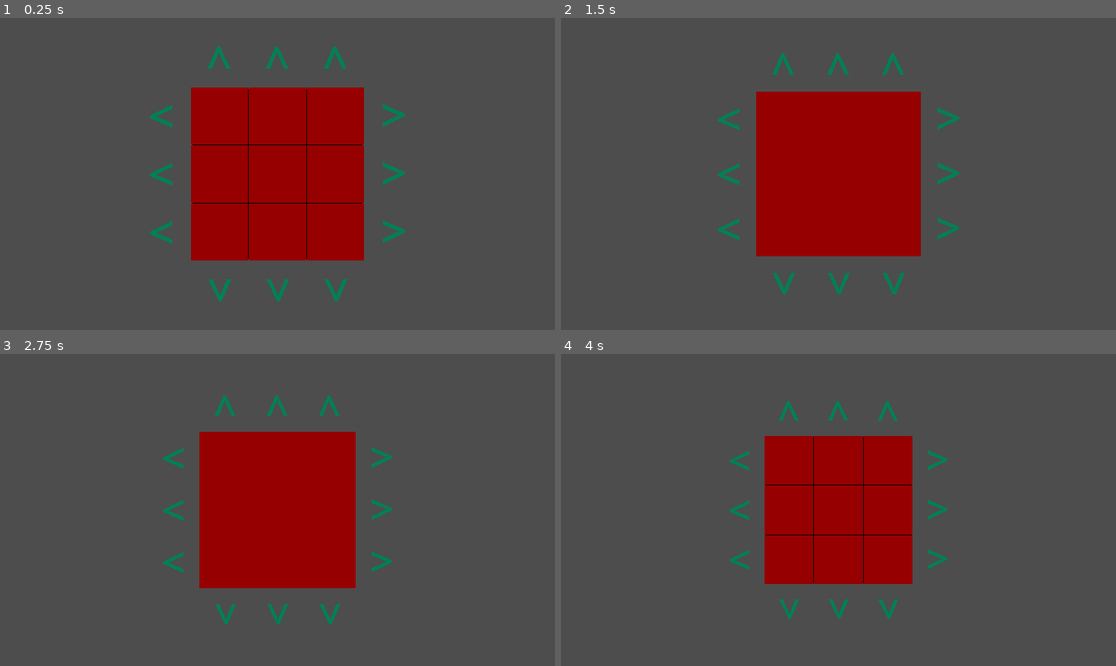
Above: before the commit, frames 1-4 (two rows, left to right).
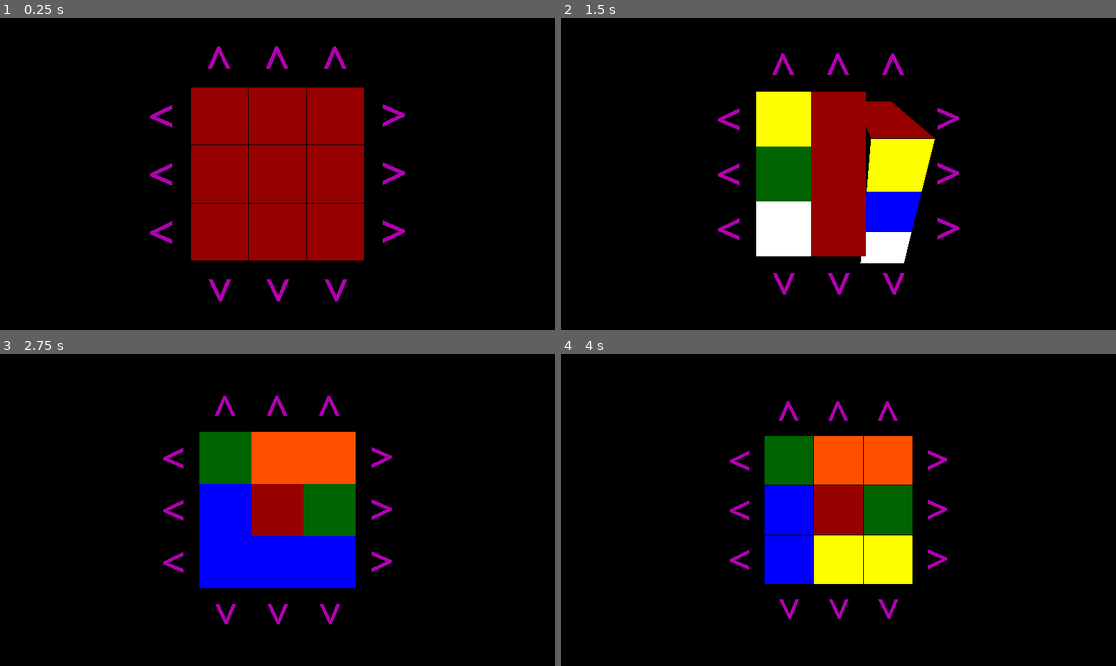
Above: after the commit, the same moments.

Repository: yannprada/n-cube
Game: Godot game, scene res://playground.tscn
Two runs of this game, one before a commit and one after it. Both use one fixed random seed, a clock stepped at 60 frames per second and the inputs below.
Inputs (mouse positions are in pixels of both pictures, inside the frame that each line leads up to):
- Up to frame 1 (0.25 s): no input
- Up to frame 2 (1.5 s): tap Enter at 0.5 s; move the mouse to (960, 158) at 0.52 s; tap Mouse wheel down (MWD) at 0.6 s; click (960, 158) at 0.67 s; drag from (727, 189) to (810, 236) at 1.27 s
- Up to frame 3 (2.75 s): move the mouse to (333, 441) at 2.02 s; tap Mouse wheel down (MWD) at 2.1 s; click (333, 441) at 2.17 s
- Up to frame 4 (4 s): drag from (810, 572) to (672, 463) at 2.77 s; move the mouse to (1005, 556) at 3.52 s; tap Mouse wheel down (MWD) at 3.6 s; click (1005, 556) at 3.67 s

The runs differ from the first frame. In frame 1, 83% of the frame differs, in the area x 0-100%, y 0-100%; in frame 2, 94%; in frame 3, 98%; in frame 4, 98%.

Commit message:
scrambling

Diff:
--- a/arrow.tscn
+++ b/arrow.tscn
@@ -1,18 +1,14 @@
 [gd_scene load_steps=5 format=3 uid="uid://dis0jw1vlcial"]
 
 [ext_resource type="Script" uid="uid://b7tvcsvwi2066" path="res://arrow.gd" id="1_l5ahi"]
+[ext_resource type="Material" uid="uid://bd3mpmqjro6bc" path="res://material/arrow_off.tres" id="2_2ndhl"]
 
 [sub_resource type="BoxShape3D" id="BoxShape3D_kks1g"]
 size = Vector3(0.4, 0.4, 0.01)
 
-[sub_resource type="StandardMaterial3D" id="StandardMaterial3D_l5ahi"]
-resource_local_to_scene = true
-shading_mode = 0
-albedo_color = Color(0, 0.5, 0.333333, 1)
-
 [sub_resource type="TextMesh" id="TextMesh_2ndhl"]
 resource_local_to_scene = true
-material = SubResource("StandardMaterial3D_l5ahi")
+material = ExtResource("2_2ndhl")
 text = ">"
 pixel_size = 0.05
 depth = 0.0
--- a/cube.gd
+++ b/cube.gd
@@ -1,4 +1,6 @@
 extends Node3D
+
+## Legacy code, kept for reference
 
 const MOUSE_SENSITIVITY: float = 0.03
 const SIZE: int = 3
--- a/generator.gd
+++ b/generator.gd
@@ -1,12 +1,20 @@
 extends Node3D
+
+const AXIS = [Vector3.UP, Vector3.DOWN, Vector3.LEFT, Vector3.RIGHT, Vector3.BACK, Vector3.FORWARD]
+
+var size: int = 3
+var scrambling_moves: int = 50
+var exterior_positions: Array[Vector3]
 
 
 func _ready() -> void:
 	generate()
+	scramble()
 
 
-func generate(size: int = 3) -> void:
+func generate() -> void:
 	## Generate a Rubik's Cube and the Arrows to manipulate it.
+	exterior_positions = []
 	var offset = (size / 2.0 - 0.5) * -1
 	for i in size:
 		for j in size:
@@ -20,7 +28,19 @@
 						faces_normals.append(Vector3i(0, values[n], 0))
 					if k == n:
 						faces_normals.append(Vector3i(0, 0, values[n]))
+
 				var pos = Vector3(i + offset, j + offset, k + offset)
 				%RubiksCube.add_box(pos, faces_normals)
 				if len(faces_normals) > 1:
 					%Arrows.add_arrows(pos, faces_normals)
+				if len(faces_normals) > 0:
+					exterior_positions.append(pos)
+
+
+func scramble() -> void:
+	for n in scrambling_moves:
+		var pos = exterior_positions[randi_range(0, exterior_positions.size()-1)]
+		var axis = AXIS[randi_range(0, AXIS.size()-1)]
+		var layer = pos * axis.abs()
+		var tween = %RubiksCube.rotate_layer(layer, axis)
+		await tween.finished
--- a/material/arrow_off.tres
+++ b/material/arrow_off.tres
@@ -2,4 +2,4 @@
 
 [resource]
 shading_mode = 0
-albedo_color = Color(0, 0.5, 0.333333, 1)
+albedo_color = Color(0.7, 0, 0.7, 1)
--- a/material/arrow_on.tres
+++ b/material/arrow_on.tres
@@ -2,4 +2,4 @@
 
 [resource]
 shading_mode = 0
-albedo_color = Color(0, 1, 0.666667, 1)
+albedo_color = Color(1, 0, 1, 1)
--- /dev/null
+++ b/pivot.gd
@@ -0,0 +1,22 @@
+extends Node3D
+
+const ROTATION_ANGLE: float = -PI/2
+const TWEEN_DURATION: float = 0.25
+
+var previous_angle: float = 0.0
+
+
+func tween_rotate(axis: Vector3) -> Tween:
+	var tween = create_tween()
+	tween.tween_method(_rotate_inner.bind(axis), 0.0, ROTATION_ANGLE, TWEEN_DURATION)
+	return tween
+
+
+func _rotate_inner(new_angle: float, axis: Vector3) -> void:
+	rotate(axis, new_angle - previous_angle)
+	previous_angle = new_angle
+
+
+func reset() -> void:
+	previous_angle = 0.0
+	%Pivot.transform.basis = Basis()
--- a/playground.tscn
+++ b/playground.tscn
@@ -1,12 +1,13 @@
-[gd_scene load_steps=6 format=3 uid="uid://dknxotbcrytcs"]
+[gd_scene load_steps=7 format=3 uid="uid://dknxotbcrytcs"]
 
 [ext_resource type="Script" uid="uid://cj1moslussd0r" path="res://generator.gd" id="1_o00ia"]
 [ext_resource type="Script" uid="uid://chk6eg4huwbvs" path="res://camera_pivot.gd" id="2_m8u5f"]
 [ext_resource type="Script" uid="uid://bn2v5r1c1fmnu" path="res://rubiks_cube.gd" id="2_o00ia"]
 [ext_resource type="Script" uid="uid://b5yke2pp1xypg" path="res://camera.gd" id="2_wt17y"]
+[ext_resource type="Script" uid="uid://bcyvnv4bc2joe" path="res://pivot.gd" id="3_4bqqs"]
 [ext_resource type="Script" uid="uid://cvlafvx42vlmu" path="res://arrows.gd" id="4_is3ju"]
 
-[node name="Playground" type="Node3D"]
+[node name="Playground" type="Node"]
 
 [node name="Generator" type="Node3D" parent="."]
 script = ExtResource("1_o00ia")
@@ -20,6 +21,7 @@
 
 [node name="Pivot" type="Node3D" parent="Generator/RubiksCube"]
 unique_name_in_owner = true
+script = ExtResource("3_4bqqs")
 
 [node name="Arrows" type="Node3D" parent="Generator"]
 unique_name_in_owner = true
@@ -31,6 +33,7 @@
 [node name="Camera" type="Camera3D" parent="CameraPivot"]
 unique_name_in_owner = true
 transform = Transform3D(1, 0, 0, 0, 1, 0, 0, 0, 1, 0, 0, 5)
+current = true
 script = ExtResource("2_wt17y")
 
 [connection signal="clicked" from="Generator/Arrows" to="Generator/RubiksCube" method="_on_arrows_clicked"]
--- a/project.godot
+++ b/project.godot
@@ -36,3 +36,4 @@
 
 renderer/rendering_method="gl_compatibility"
 renderer/rendering_method.mobile="gl_compatibility"
+environment/defaults/default_clear_color=Color(0, 0, 0, 1)
--- a/rubiks_cube.gd
+++ b/rubiks_cube.gd
@@ -2,9 +2,8 @@
 
 const BOX_SCENE: PackedScene = preload("res://box.tscn")
 const POS_ACCURACY: float = 0.1
-const ROTATION_ANGLE: float = -PI/2
-const TWEEN_DURATION: float = 0.25
-var previous_angle: float = 0
+
+var is_rotating: bool = false
 
 
 func add_box(pos: Vector3, faces_normals: Array[Vector3i]) -> void:
@@ -13,7 +12,13 @@
 	box.post_init(pos, faces_normals)
 
 
-func rotate_layer(layer: Vector3, axis: Vector3) -> void:
+func rotate_layer(layer: Vector3, axis: Vector3) -> Tween:
+	if is_rotating:
+		return
+
+	# Prevent other rotations at the same time
+	is_rotating = true
+
 	# Move the layer of boxes to Pivot
 	for box in %Boxes.get_children():
 		if (
@@ -24,23 +29,19 @@
 			box.reparent(%Pivot)
 
 	# Animate the rotation
-	var tween = create_tween()
-	tween.tween_method(rotate_pivot.bind(axis), 0.0, ROTATION_ANGLE, TWEEN_DURATION)
-	#TODO disable Arrows
-	await tween.finished
-	previous_angle = 0
+	var tween = %Pivot.tween_rotate(axis)
+	tween.tween_callback(rotation_callback)
+	return tween
 
+
+func rotation_callback() -> void:
 	# Move the boxes back
 	for box in %Pivot.get_children():
 		box.reparent(%Boxes)
 
-	# Reset Pivot
-	%Pivot.transform.basis = Basis()
-
-
-func rotate_pivot(new_angle: float, axis: Vector3) -> void:
-	%Pivot.rotate(axis, new_angle - previous_angle)
-	previous_angle = new_angle
+	# Reset
+	%Pivot.reset()
+	is_rotating = false
 
 
 func _on_arrows_clicked(layer: Vector3, rotation_axis: Vector3) -> void:
Not shown, added: pivot.gd.uid
